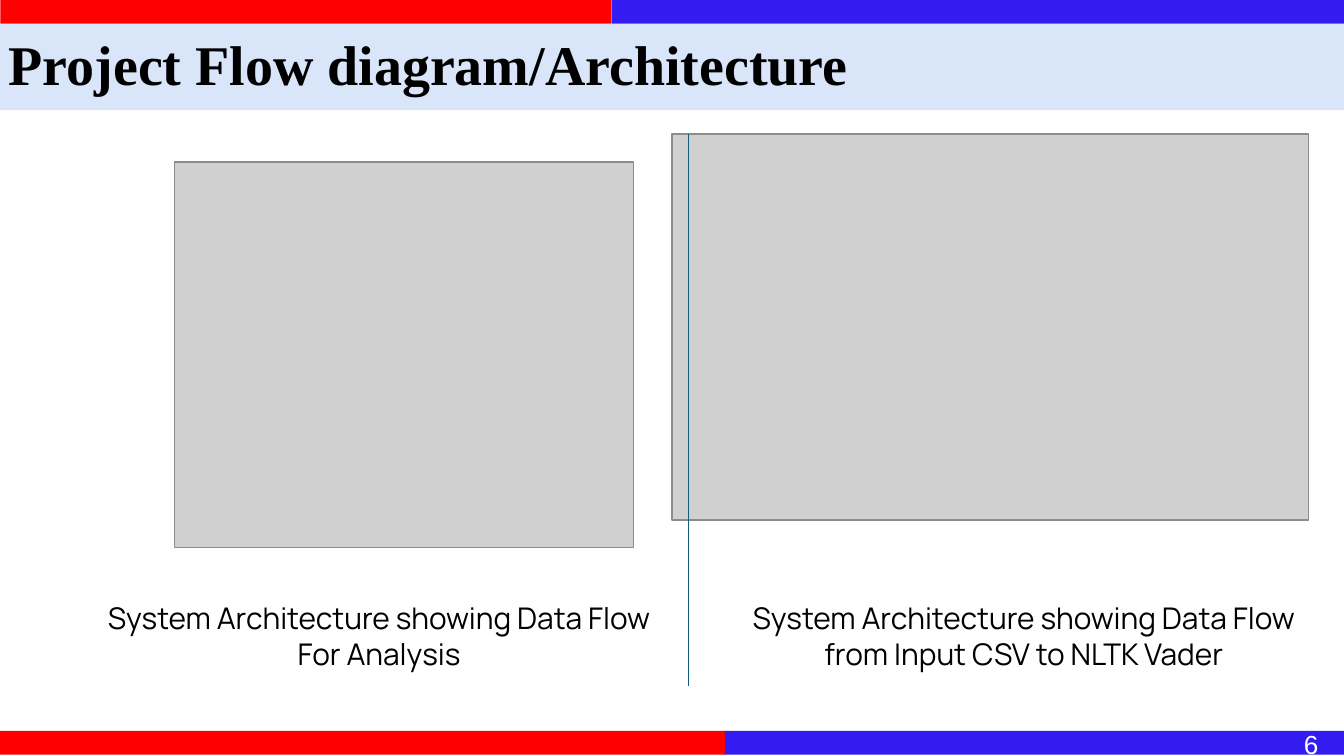
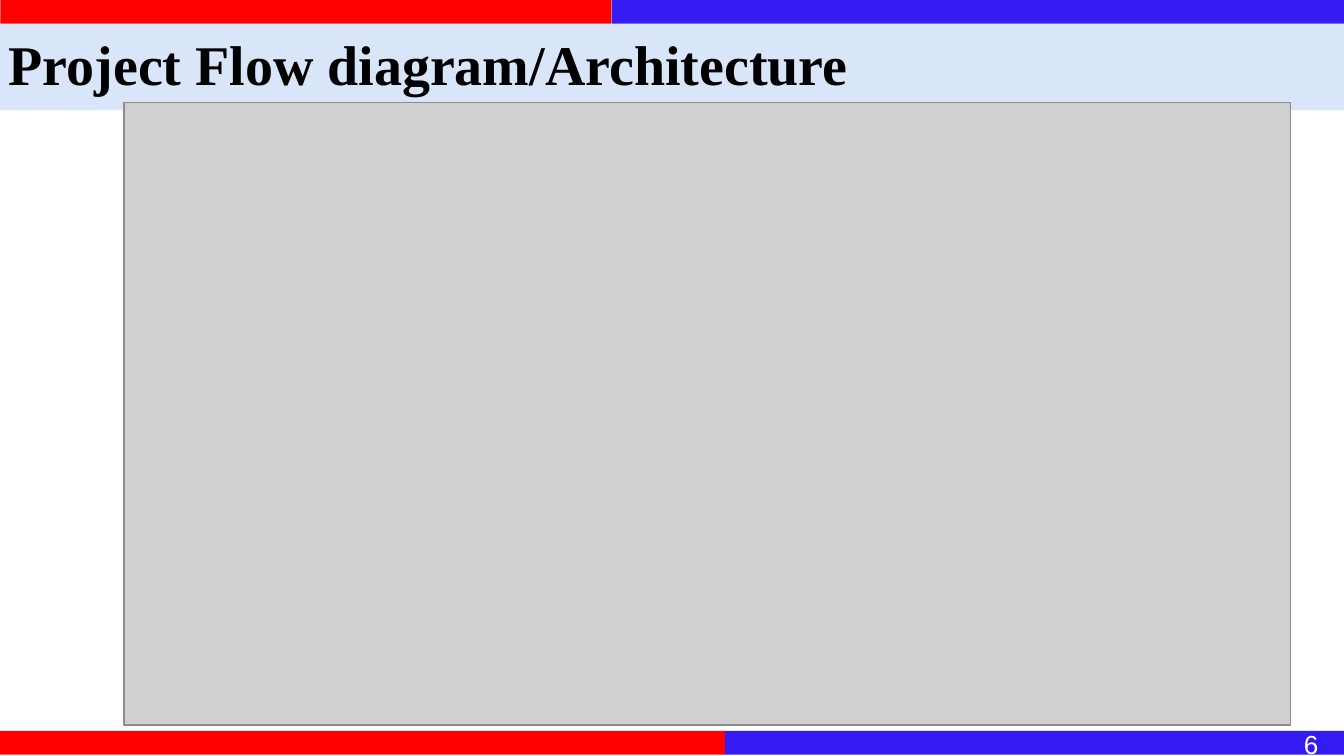
Before and after one commit to Inkesk-Dozing/MindSpace, a slide deck: slide 10 of documents/Minor Project Synopsis Presentation - MindSpace.pptx (slide 8 before the commit). Drawn at 1344x756 pixels with LibreOffice and Linux fonts; fonts in the diff are those of the drawing; grey boxes stand for pictures. Boxes give left, top, right and bottom in pixels: in the first picture for what was removed or moved away, otherwise in the second. Text is boxed around its words. In the diff, an @@ line names an element or a change of style, - is before the commit and + after.

```diff
--- a/documents/Minor Project Synopsis Presentation - MindSpace.pptx
+++ b/documents/Minor Project Synopsis Presentation - MindSpace.pptx
@@ picture added at [124, 102, 1290, 726] @@
@@ picture removed at [672, 134, 1309, 520] @@
@@ line removed from (688, 134) to (688, 685) @@
@@ picture removed at [175, 163, 634, 548] @@
@@ text removed at [108, 607, 650, 673] @@
-System Architecture showing Data Flow For Analysis
@@ text removed at [753, 607, 1295, 673] @@
-System Architecture showing Data Flow from Input CSV to NLTK Vader
```
Also in this commit, not shown: 1 other slide changed, 4 slides added, 4 other files.
